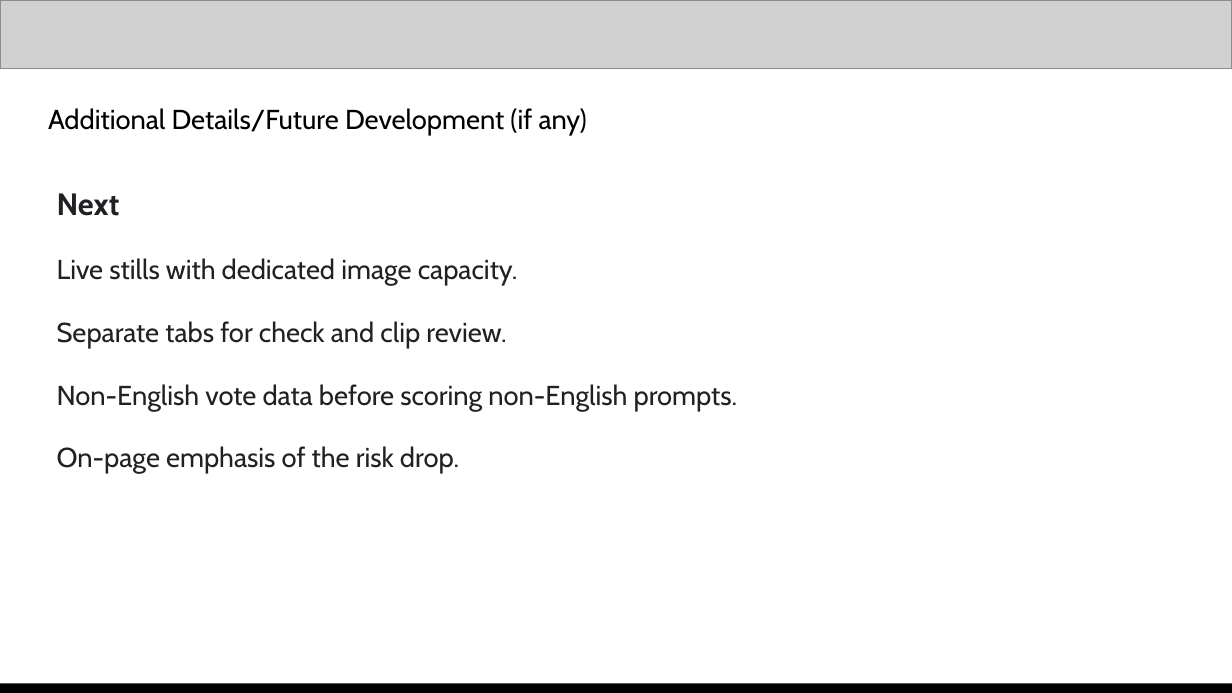
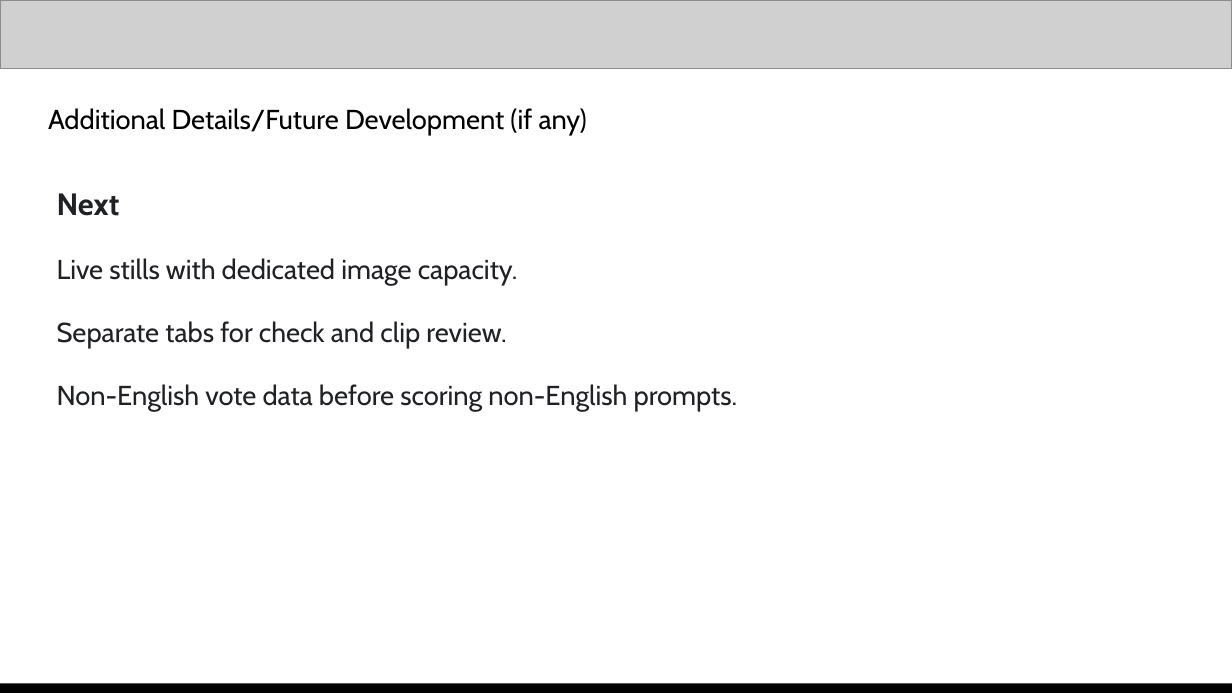
Before and after one commit to testofschool/preflight, a slide deck: slide 10 of docs/Preflight_pitch_deck.pptx. Drawn at 1232x693 pixels with LibreOffice and Linux fonts; fonts in the diff are those of the drawing; grey boxes stand for pictures. Boxes give left, top, right and bottom in pixels: in the first picture for what was removed or moved away, otherwise in the second. Text is boxed around its words. In the diff, an @@ line names an element or a change of style, - is before the commit and + after.

```diff
--- a/docs/Preflight_pitch_deck.pptx
+++ b/docs/Preflight_pitch_deck.pptx
@@ text at (x1=57, y1=446, x2=459, y2=474): paragraph removed @@
-On-page emphasis of the risk drop.
```
Also in this commit, not shown: 1 other slide changed, 1 other file.
